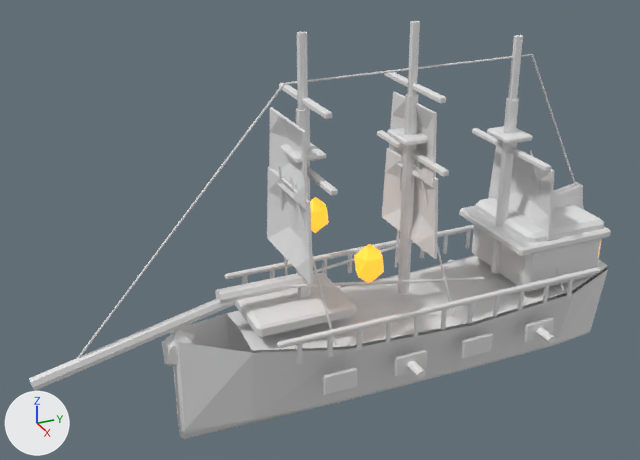
A saved change to the Blender file ArtSource/Models/Blender/EnemyShipsV04/enemy_hunter_v04.blend.
One viewpoint serves both versions: a camera (50 mm lens) standing at (5.23, -3.06, 3.74) and looking at (-0.09, -0.66, 1.08). Every picture has the same lights, and +X, +Y and +Z are marked at lower left. The first picture is the older version.

The first picture shows 'Bowsprit_Main', 'Enemy_Corsair_Deck', 'Enemy_Corsair_Hull', 'Forecastle_Deck', 'Hunter_Tracking_Lantern_-1', 'Hunter_Tracking_Lantern_1', 'Mast_2_Lower', 'Sail_1_1', 'Sail_1_2', 'Sail_2_1', 'Sail_2_2', 'Sail_3_1', 'Stern_GreatCabin', 'Tier_3_Port_TopRail' and 52 more.
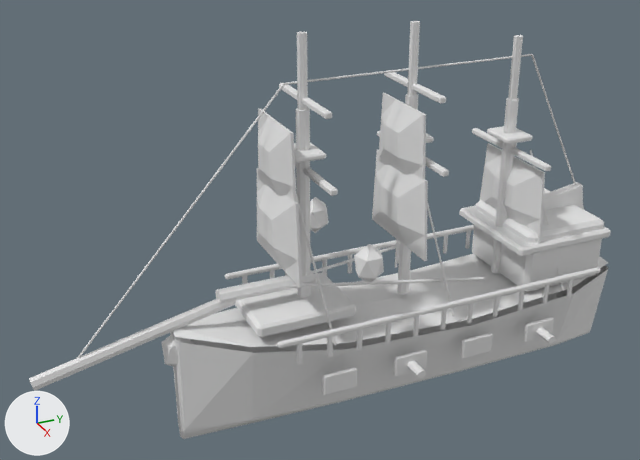
Boxes [x1, y1, x2, y2] around the edits, measured in the pictures (640 x 460 px):
'Enemy_Corsair_Deck', reshaped (14% wider)
    before: [227, 256, 607, 351]
    after: [173, 254, 608, 347]
'Sail_2_1', reshaped
    before: [382, 148, 438, 259]
    after: [372, 150, 428, 261]
'Sail_1_1', reshaped
    before: [267, 167, 314, 285]
    after: [257, 168, 302, 288]
'Sail_2_2', reshaped
    before: [389, 92, 437, 188]
    after: [378, 93, 426, 180]
'Sail_3_1', reshaped
    before: [488, 146, 554, 240]
    after: [480, 143, 545, 242]
'Sail_1_2', reshaped
    before: [269, 107, 308, 210]
    after: [258, 109, 297, 202]
'Hunter_Tracking_Lantern_-1', recoloured
    both: [354, 244, 384, 283]
'Hunter_Tracking_Lantern_1', recoloured
    both: [310, 197, 329, 233]
'Mast_2_Lower', unchanged, covered by the edit
    both: [397, 94, 418, 294]
'Mast_1_Lower', unchanged, uncovered by the edit
    both: [296, 108, 311, 298]

Diff of the bpy script that builds the scene:
```diff
--- a/ArtSource/Models/Blender/EnemyShipsV04/enemy_hunter_v04.blend.py
+++ b/ArtSource/Models/Blender/EnemyShipsV04/enemy_hunter_v04.blend.py
@@ mat_glassglow_v03 @@
 mat_glassglow_v03 = principled_material('GlassGlow_v03')
-mat_glassglow_v03.base_color = (1.0, 0.35, 0.025)  # orange #ffa02c
-mat_glassglow_v03.emission_color = (1.0, 0.35, 0.025)  # orange #ffa02c
-mat_glassglow_v03.emission_strength = 1.4
+mat_glassglow_v03.base_color = (0.8, 0.8, 0.8)  # white #e7e7e7
@@ me_enemy_corsair_hull_deckmesh @@
 # used by ob_enemy_corsair_deck; location = (0.0, 0.0, 0.0); rotation_euler = (0.0, 0.0, 3.142), in degrees (0, 0, 180); scale = (0.86, 1.16, 0.94)
-me_enemy_corsair_hull_deckmesh.from_pydata(...)  # 15 vertices, 8 faces; spans x -0.51..0.51, y -1.48..1.15, z 0.37..0.55
+me_enemy_corsair_hull_deckmesh.from_pydata(...)  # 18 vertices, 10 faces; spans x -0.51..0.51, y -1.48..1.57, z 0.41..0.64
+# me_enemy_corsair_hull_deckmesh part 1: the whole mesh is rebuilt
 me_enemy_corsair_hull_deckmesh.materials.append(mat_deckoak_v03)
@@ me_sail_1_1_mesh @@
 # used by ob_sail_1_1; location = (0.0, 0.0, 0.0); rotation_euler = (0.0, 0.0, 3.142), in degrees (0, 0, 180); scale = (0.86, 1.16, 0.94)
-me_sail_1_1_mesh.from_pydata(...)  # 32 vertices, 30 faces; spans x -0.471..0.471, y 0.748..0.822, z 0.991..1.617
+me_sail_1_1_mesh.from_pydata(...)  # 32 vertices, 30 faces; spans x -0.472..0.472, y 0.875..0.96, z 0.989..1.619
+# me_sail_1_1_mesh part 2: 32 of 32 vertices moved; they spanned x -0.471..0.471, y 0.748..0.822, z 0.991..1.617 and now span x -0.472..0.472, y 0.875..0.96, z 0.989..1.619; mean shift (0.0, 0.102, 0.0)
 me_sail_1_1_mesh.materials.append(mat_enemysail_v03)
@@ me_sail_1_2_mesh @@
 # used by ob_sail_1_2; location = (0.0, 0.0, 0.0); rotation_euler = (0.0, 0.0, 3.142), in degrees (0, 0, 180); scale = (0.86, 1.16, 0.94)
-me_sail_1_2_mesh.from_pydata(...)  # 32 vertices, 30 faces; spans x -0.383..0.383, y 0.748..0.822, z 1.539..2.1
+me_sail_1_2_mesh.from_pydata(...)  # 32 vertices, 30 faces; spans x -0.384..0.384, y 0.875..0.96, z 1.536..2.102
+# me_sail_1_2_mesh part 3: 32 of 32 vertices moved; they spanned x -0.383..0.383, y 0.748..0.822, z 1.539..2.1 and now span x -0.384..0.384, y 0.875..0.96, z 1.536..2.102; mean shift (0.0, 0.102, 0.0)
 me_sail_1_2_mesh.materials.append(mat_enemysail_v03)
@@ me_sail_2_1_mesh @@
 # used by ob_sail_2_1; location = (0.0, 0.0, 0.0); rotation_euler = (0.0, 0.0, 3.142), in degrees (0, 0, 180); scale = (0.86, 1.16, 0.94)
-me_sail_2_1_mesh.from_pydata(...)  # 32 vertices, 30 faces; spans x -0.471..0.471, y -0.081..-0.007, z 0.991..1.617
+me_sail_2_1_mesh.from_pydata(...)  # 32 vertices, 30 faces; spans x -0.472..0.472, y 0.046..0.131, z 0.989..1.619
+# me_sail_2_1_mesh part 4: 32 of 32 vertices moved; they spanned x -0.471..0.471, y -0.081..-0.007, z 0.991..1.617 and now span x -0.472..0.472, y 0.046..0.131, z 0.989..1.619; mean shift (0.0, 0.102, 0.0)
 me_sail_2_1_mesh.materials.append(mat_enemysail_v03)
@@ me_sail_2_2_mesh @@
 # used by ob_sail_2_2; location = (0.0, 0.0, 0.0); rotation_euler = (0.0, 0.0, 3.142), in degrees (0, 0, 180); scale = (0.86, 1.16, 0.94)
-me_sail_2_2_mesh.from_pydata(...)  # 32 vertices, 30 faces; spans x -0.383..0.383, y -0.081..-0.007, z 1.539..2.1
+me_sail_2_2_mesh.from_pydata(...)  # 32 vertices, 30 faces; spans x -0.384..0.384, y 0.046..0.131, z 1.536..2.102
+# me_sail_2_2_mesh part 5: 32 of 32 vertices moved; they spanned x -0.383..0.383, y -0.081..-0.007, z 1.539..2.1 and now span x -0.384..0.384, y 0.046..0.131, z 1.536..2.102; mean shift (0.0, 0.102, 0.0)
 me_sail_2_2_mesh.materials.append(mat_enemysail_v03)
@@ me_sail_3_1_mesh @@
 # used by ob_sail_3_1; location = (0.0, 0.0, 0.0); rotation_euler = (0.0, 0.0, 3.142), in degrees (0, 0, 180); scale = (0.86, 1.16, 0.94)
-me_sail_3_1_mesh.from_pydata(...)  # 32 vertices, 30 faces; spans x -0.471..0.471, y -0.94..-0.866, z 0.945..1.519
+me_sail_3_1_mesh.from_pydata(...)  # 32 vertices, 30 faces; spans x -0.472..0.472, y -0.812..-0.727, z 0.942..1.522
+# me_sail_3_1_mesh part 6: 32 of 32 vertices moved; they spanned x -0.471..0.471, y -0.94..-0.866, z 0.945..1.519 and now span x -0.472..0.472, y -0.812..-0.727, z 0.942..1.522; mean shift (0.0, 0.102, 0.0)
 me_sail_3_1_mesh.materials.append(mat_enemysail_v03)
```
